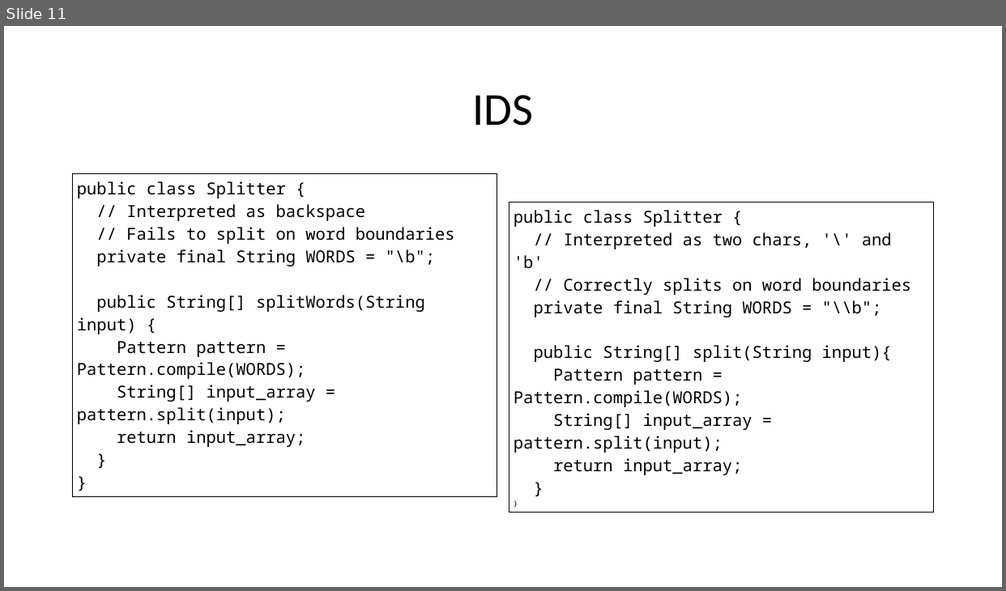
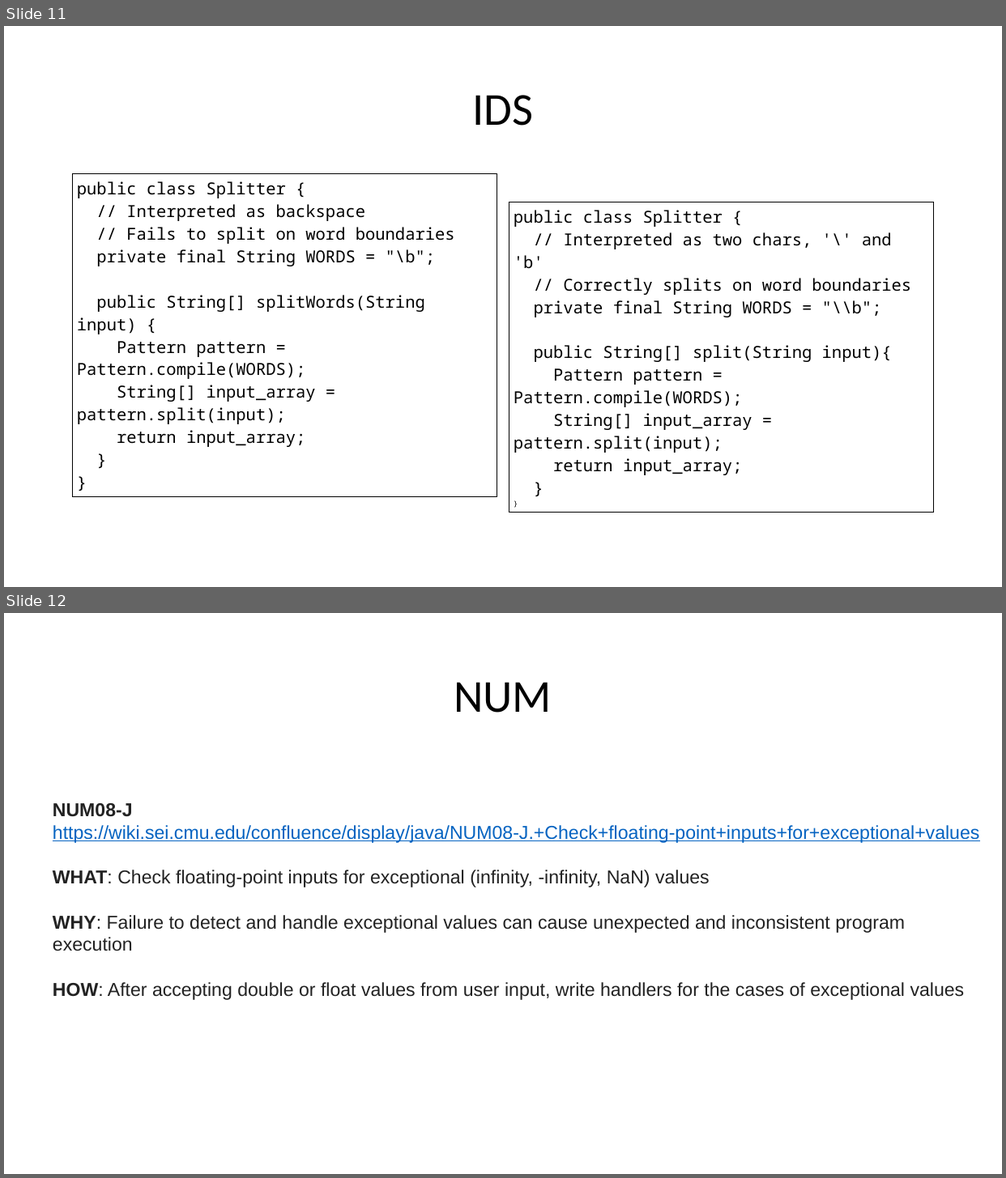
Before and after one commit to stevester94/CSC201_Project, a slide deck: Project2.pptx. Shown one above the other, each under a label of ours: slide 11 before the commit, slides 11 and 12 after it. The pictures are 1006x591 and 1006x1178 pixels, drawn with LibreOffice and Linux fonts; fonts in the diff are those of the drawing. Boxes give left, top, right and bottom in pixels: in the first picture for what was removed or moved away, otherwise in the second. Text is boxed around its words. In the diff, an @@ line names an element or a change of style, - is before the commit and + after.

```diff
--- a/Project2.pptx
+++ b/Project2.pptx
@@ slide 12 added at (4,613,1002,1174), background #FFFFFF @@
@@ text added at (454,682,552,713), 44 pt, text #000000 @@
+NUM
@@ text added at (53,803,980,1000), 18 pt, text #222222 @@
+NUM08-J
+https://wiki.sei.cmu.edu/confluence/display/java/NUM08-J.+Check+floating-point+inputs+for+exceptional+values
+WHAT: Check floating-point inputs for exceptional (infinity, -infinity, NaN) values
+WHY: Failure to detect and handle exceptional values can cause unexpected and inconsistent program execution
+HOW: After accepting double or float values from user input, write handlers for the cases of exceptional values
```
Also in this commit, not shown: 2 slides changed, 6 other slides added.
